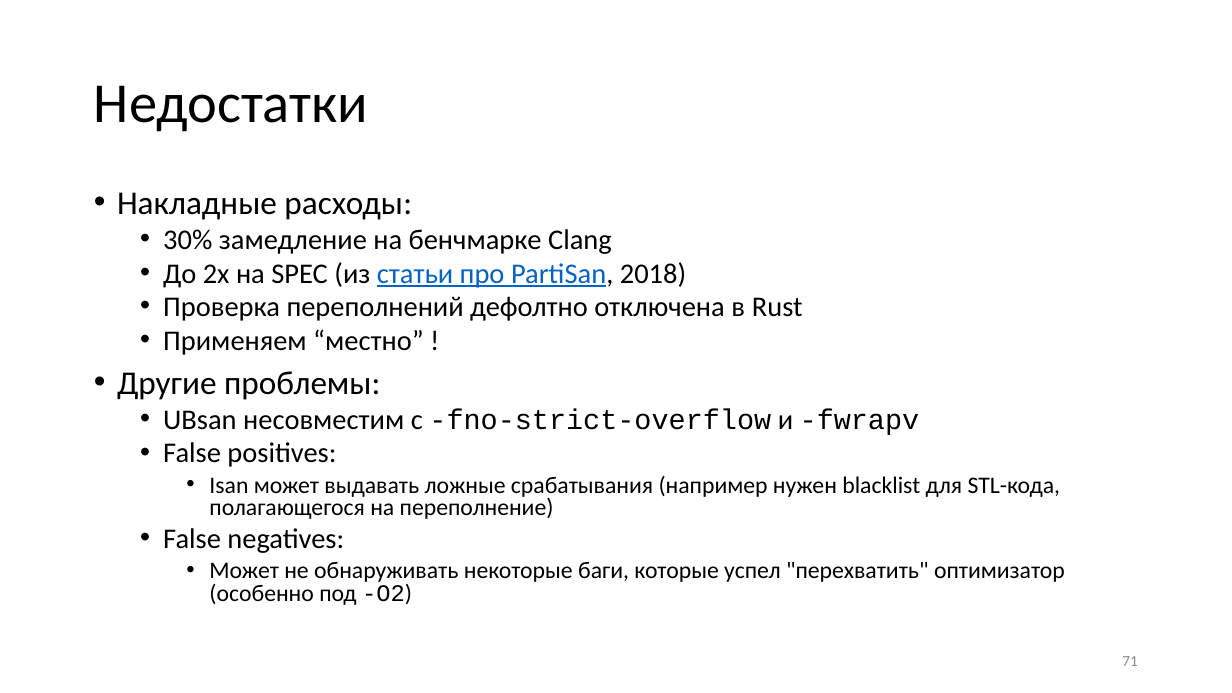
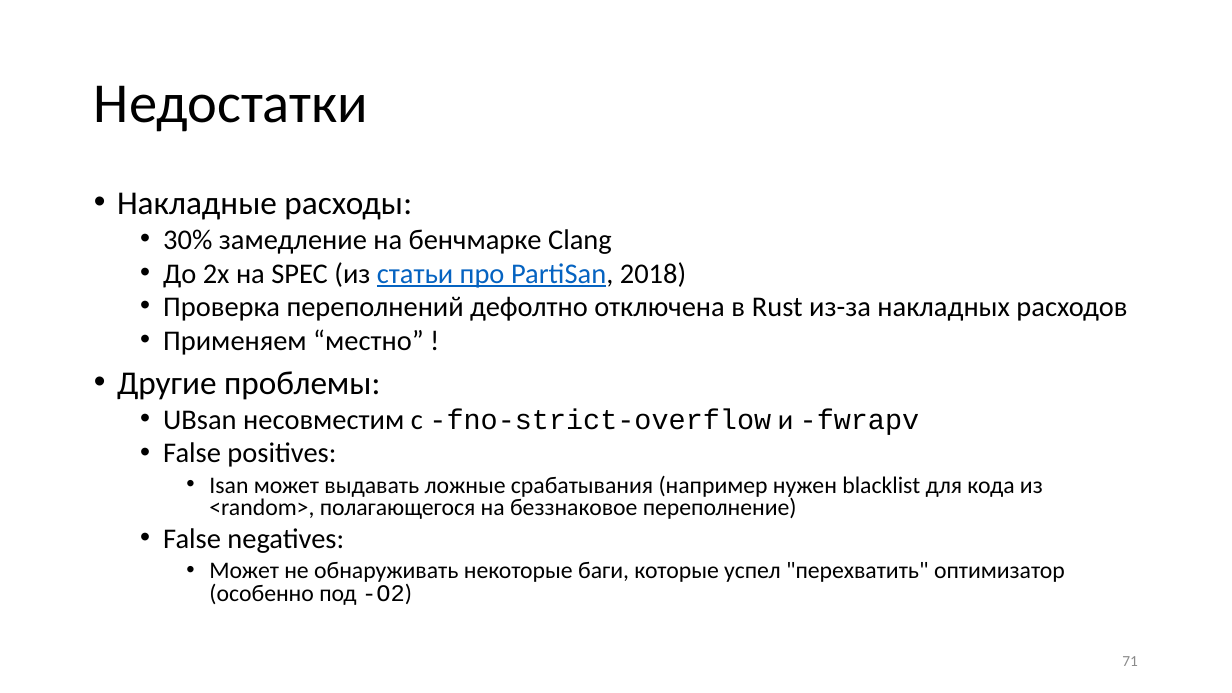
Before and after one commit to yugr/slides, a slide deck: slide 71 of CppZeroCost/2025/RU.pptx. Drawn at 1232x693 pixels with LibreOffice and Linux fonts; fonts in the diff are those of the drawing. Boxes give left, top, right and bottom in pixels: in the first picture for what was removed or moved away, otherwise in the second. Text is boxed around its words. In the diff, an @@ line names an element or a change of style, - is before the commit and + after.

```diff
--- a/CppZeroCost/2025/RU.pptx
+++ b/CppZeroCost/2025/RU.pptx
@@ text at box(163, 296, 1127, 321): text changed @@
-  • Проверка переполнений дефолтно отключена в Rust
+  • Проверка переполнений дефолтно отключена в Rust из-за накладных расходов
@@ text at box(209, 476, 1043, 519): text changed @@
-    • Isan может выдавать ложные срабатывания (например нужен blacklist для STL-кода, полагающегося на переполнение)
+    • Isan может выдавать ложные срабатывания (например нужен blacklist для кода из <random>, полагающегося на беззнаковое переполнение)
```
Also in this commit, not shown: 32 other slides changed, 3 other files.
